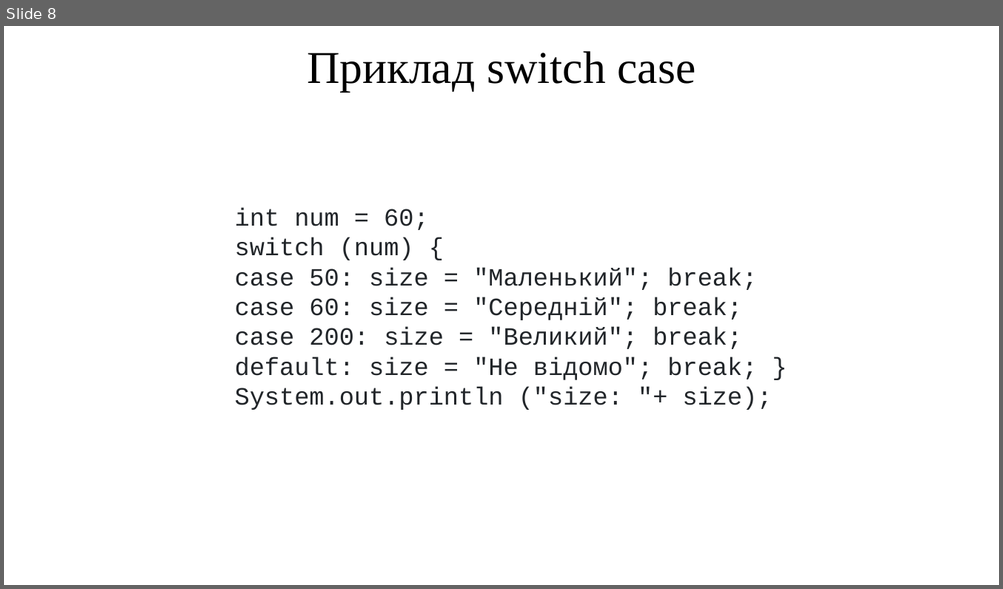
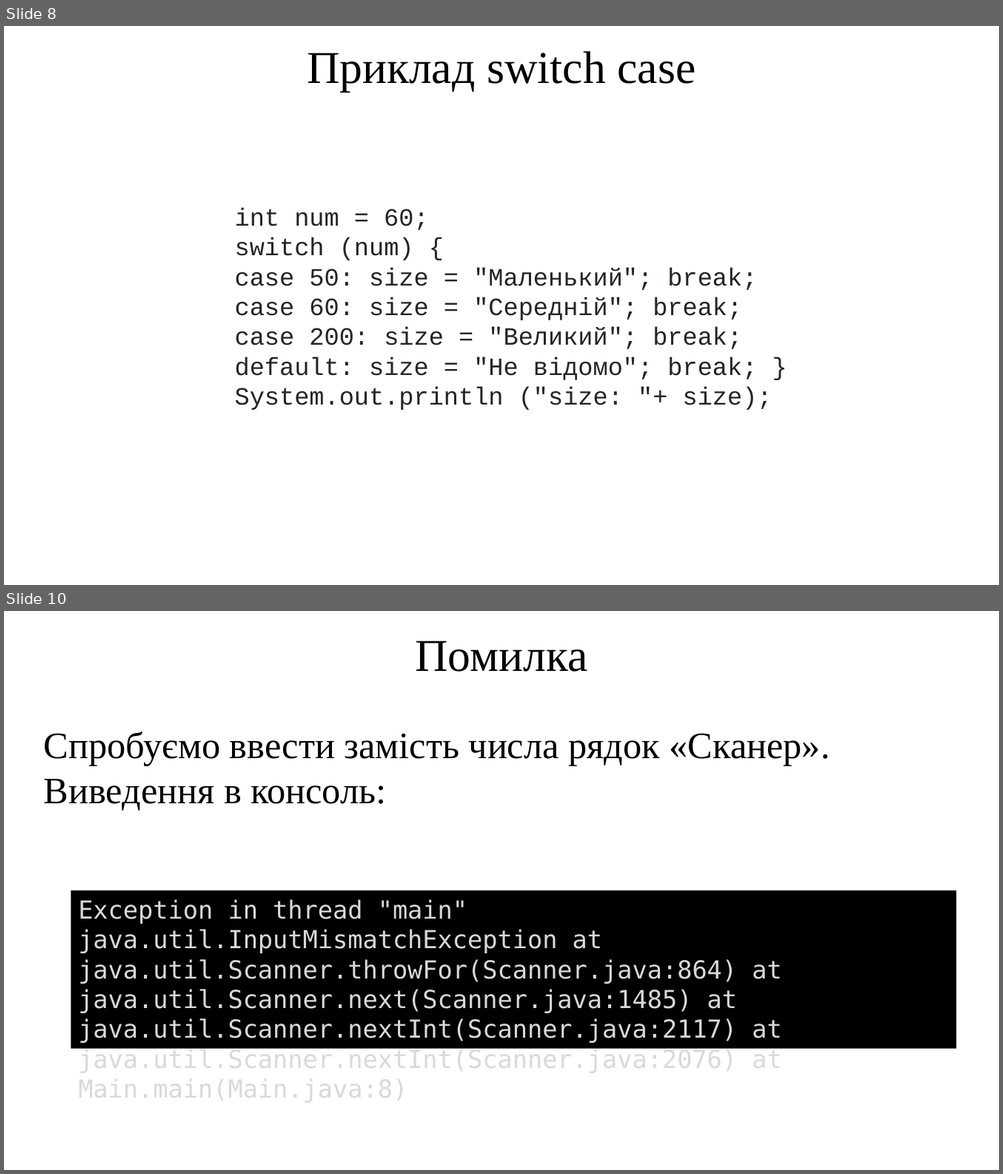
Before and after one commit to arg3ntuum/JavaCourse, a slide deck: Java Урок 3 ifelse switch.pptx. Shown one above the other, each under a label of ours: slide 8 before the commit, slides 8 and 10 after it; the slides between them are not shown. The pictures are 1003x589 and 1003x1174 pixels, drawn with LibreOffice and Linux fonts; fonts in the diff are those of the drawing. Boxes give left, top, right and bottom in pixels: in the first picture for what was removed or moved away, otherwise in the second. Text is boxed around its words. In the diff, an @@ line names an element or a change of style, - is before the commit and + after.

Commit message:
Зміна 1, 2, 3, 4
Було замінено теми, тепер інша ієрархія тем:
1. Вступний урок
2. Базові типи даних. Переведення в інші типи даних. Коментарі. Базове виведення інформації. Базові оператори
3. Умовні оператори. Взаємодія з користувачем

```diff
--- a/Java Урок 3 ifelse switch.pptx
+++ b/Java Урок 3 ifelse switch.pptx
@@ slide 10 added at bbox=[4, 611, 999, 1170], background #FFFFFF @@
@@ text added at bbox=[415, 641, 587, 672], 44 pt, text #000000 @@
+Помилка
@@ text added at bbox=[44, 732, 830, 811], 36 pt, text #000000 @@
+Спробуємо ввести замість числа рядок «Сканер». Виведення в консоль:
@@ rectangle added at bbox=[71, 891, 957, 1049], fill #000000, 24 pt, text #D9D9D9 @@
+Exception in thread "main" java.util.InputMismatchException at java.util.Scanner.throwFor(Scanner.java:864) at java.util.Scanner.next(Scanner.java:1485) at java.util.Scanner.nextInt(Scanner.java:2117) at java.util.Scanner.nextInt(Scanner.java:2076) at Main.main(Main.java:8)
```
Also in this commit, not shown: 6 other slides added, 3 other files.
